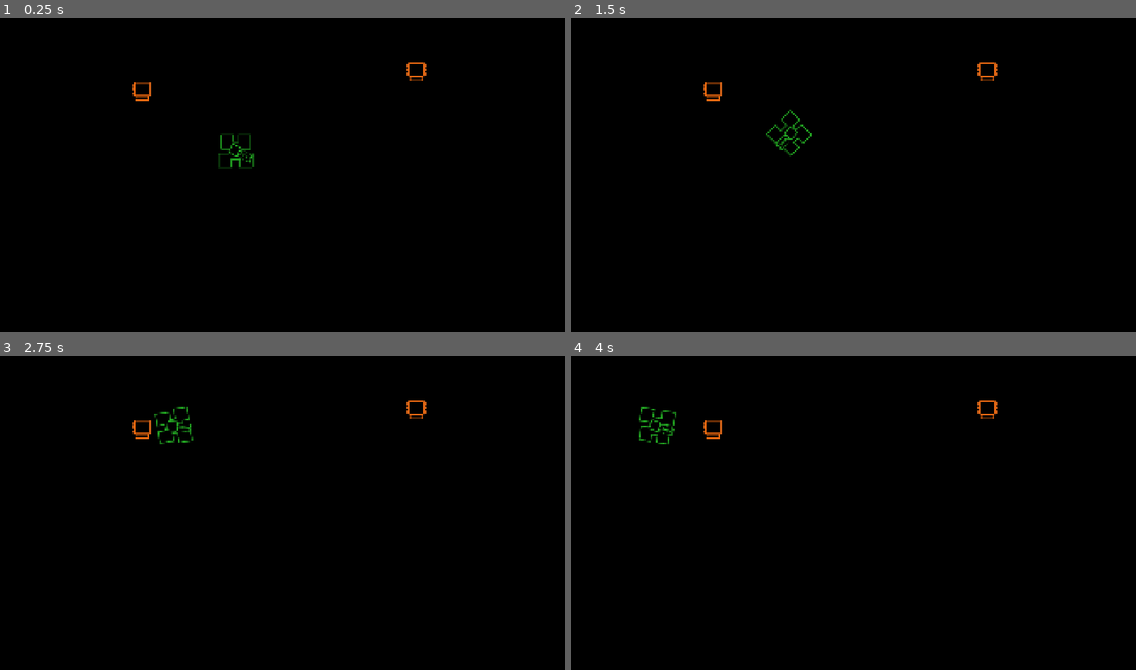
Above: before the commit, frames 1-4 (two rows, left to right).
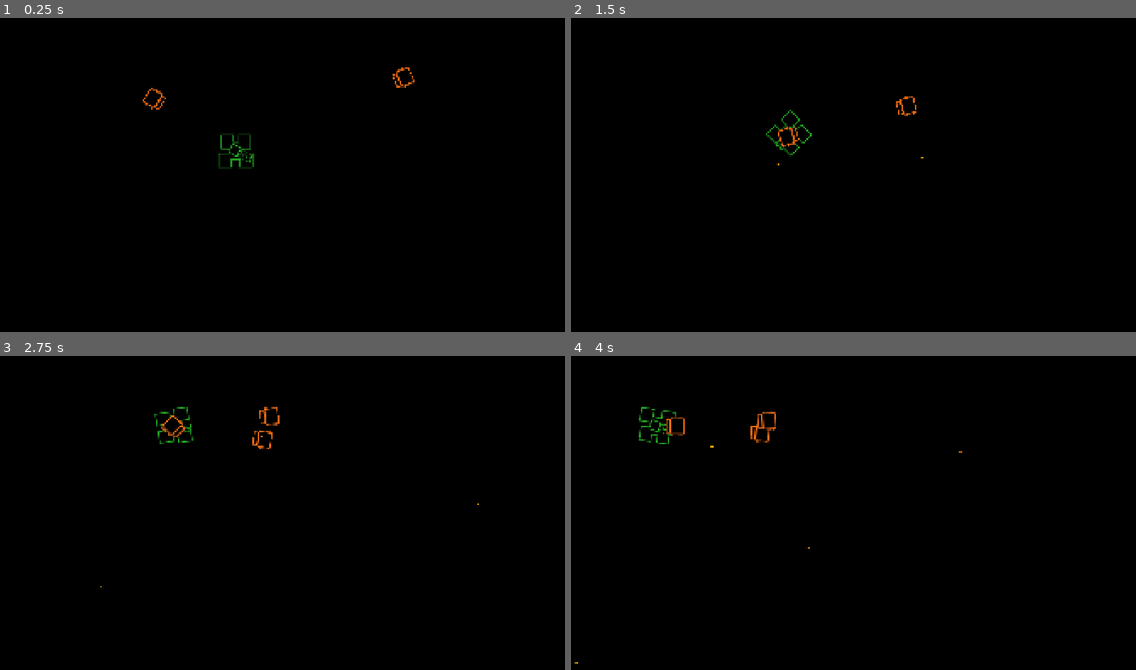
Above: after the commit, the same moments.

Repository: wlotter/godot-vector-tank
Game: Godot game, scene res://example.tscn
Two runs of this game, one before a commit and one after it. Both use one fixed random seed, a clock stepped at 60 frames per second and the inputs below. The project has no main scene, so this scene is started directly.
Inputs (mouse positions are in pixels of both pictures, inside the frame that each line leads up to):
- Up to frame 1 (0.25 s): no input
- Up to frame 2 (1.5 s): move the mouse to (977, 162) at 0.52 s; hold D 0.53-1.28 s; click (977, 162) at 0.6 s; move the mouse to (740, 193) at 1.27 s; hold S from 1.28 s (still down); click (740, 193) at 1.35 s
- Up to frame 3 (2.75 s): move the mouse to (339, 443) at 2.02 s; release S at 2.03 s; hold D from 2.03 s (still down); click (339, 443) at 2.1 s
- Up to frame 4 (4 s): move the mouse to (825, 578) at 2.77 s; release D at 2.78 s; hold W 2.78-3.53 s; click (825, 578) at 2.85 s; move the mouse to (1023, 563) at 3.52 s; hold A from 3.53 s (still down); click (1023, 563) at 3.6 s

The runs differ from the first frame. In frame 1, 0.3% of the frame differs, in the area x 23-76%, y 14-30%; in frame 2, 0.4%; in frame 3, 0.5%, in the area x 17-85%, y 14-74%; in frame 4, 0.5%.
Error before the commit: Invalid call. Nonexistent function 'set_target_position' in base 'Area2D'. (res://example.gd:11)

Commit message:
bullets and enemy spawn

Diff:
--- a/enemy.gd
+++ b/enemy.gd
@@ -1,4 +1,4 @@
-extends StaticBody2D
+extends Area2D
 
 var speed = 200
 var target_position = null
--- a/enemy.tscn
+++ b/enemy.tscn
@@ -6,7 +6,7 @@
 [sub_resource type="RectangleShape2D" id="RectangleShape2D_7k104"]
 size = Vector2(64, 64)
 
-[node name="Enemy" type="Area2D"]
+[node name="Enemy" type="Area2D" groups=["enemies"]]
 script = ExtResource("1_4gyqm")
 
 [node name="Sprite2D" type="Sprite2D" parent="."]
--- a/example.gd
+++ b/example.gd
@@ -1,15 +1,42 @@
 extends Node2D
 
+@export var bullet_scene: PackedScene
+
+var basic_enemy_scene = preload("res://enemy.tscn")
+
+var bullet_speed = 400 # should be elsewhere really
 
 # Called when the node enters the scene tree for the first time.
 func _ready() -> void:
-	pass # Replace with function body.
+	$EnemySpawnTimer.start()
 
 
 # Called every frame. 'delta' is the elapsed time since the previous frame.
 func _process(delta: float) -> void:
-	$Enemy.set_target_position($Tank.position)
-	$Enemy2.set_target_position($Tank.position)
+	get_tree().call_group("enemies", "set_target_position", $Tank.position)
 
-	if Input.is_mouse_button_pressed(MOUSE_BUTTON_LEFT):
+	#if Input.is_mouse_button_pressed(MOUSE_BUTTON_LEFT):
+	if Input.is_action_just_pressed("shoot"):
+		var bullet = bullet_scene.instantiate()
+
+		var angle = $Tank.turret_angle
+
+		var shot_vector = Vector2.from_angle(angle)
+		var shot_velocity = bullet_speed * shot_vector
+
+		# Adjustment to put bullet at end of turret
+		var shot_spawn_offset = shot_vector * $Tank/Turret.texture.get_height() * $Tank.scale.y
+
+		add_child(bullet)
+
+		bullet.position = $Tank.position + shot_spawn_offset / 2
+		bullet.linear_velocity = shot_velocity
+
 		pass
+
+
+func _on_enemy_spawn_timer_timeout() -> void:
+	var enemy = basic_enemy_scene.instantiate()
+	enemy.position = $EnemySpawn.position
+
+	add_child(enemy)
--- a/example.tscn
+++ b/example.tscn
@@ -1,13 +1,15 @@
-[gd_scene load_steps=4 format=3 uid="uid://3ikl7ryb3a36"]
+[gd_scene load_steps=5 format=3 uid="uid://3ikl7ryb3a36"]
 
 [ext_resource type="Script" uid="uid://b0v6hvmikp60t" path="res://example.gd" id="1_8lvy3"]
 [ext_resource type="PackedScene" uid="uid://dupeim4n8n1au" path="res://tank.tscn" id="1_n51mc"]
 [ext_resource type="PackedScene" uid="uid://c27cywm3ysmjc" path="res://enemy.tscn" id="2_8lvy3"]
+[ext_resource type="PackedScene" uid="uid://0xf7m8mu2lp3" path="res://player_bullet.tscn" id="2_wcwec"]
 
 [node name="Example" type="Node2D"]
 script = ExtResource("1_8lvy3")
+bullet_scene = ExtResource("2_wcwec")
 
-[node name="ColorRect" type="ColorRect" parent="."]
+[node name="BackgroundColor" type="ColorRect" parent="."]
 offset_right = 1920.0
 offset_bottom = 1080.0
 color = Color(0, 0, 0, 1)
@@ -23,3 +25,11 @@
 [node name="Enemy2" parent="." instance=ExtResource("2_8lvy3")]
 position = Vector2(1414, 182)
 rotation = 1.5708
+
+[node name="EnemySpawn" type="Marker2D" parent="."]
+position = Vector2(960, 200)
+
+[node name="EnemySpawnTimer" type="Timer" parent="."]
+wait_time = 2.5
+
+[connection signal="timeout" from="EnemySpawnTimer" to="." method="_on_enemy_spawn_timer_timeout"]
--- /dev/null
+++ b/player_bullet.gd
@@ -0,0 +1,16 @@
+extends RigidBody2D
+
+
+# Called when the node enters the scene tree for the first time.
+func _ready() -> void:
+	pass # Replace with function body.
+
+
+# Called every frame. 'delta' is the elapsed time since the previous frame.
+func _process(delta: float) -> void:
+	pass
+
+# Delete the bullet when it leaves the screen
+func _on_visible_on_screen_notifier_2d_screen_exited() -> void:
+	#print("freeing bullet!")
+	queue_free() # Replace with function body.
--- a/player_bullet.tscn
+++ b/player_bullet.tscn
@@ -1,15 +1,23 @@
-[gd_scene load_steps=3 format=3 uid="uid://0xf7m8mu2lp3"]
+[gd_scene load_steps=4 format=3 uid="uid://0xf7m8mu2lp3"]
 
 [ext_resource type="Texture2D" uid="uid://bdocidmck3aw1" path="res://assets/matrix-bullet.png" id="1_mbmgk"]
+[ext_resource type="Script" uid="uid://d3t0r7jjgokyj" path="res://player_bullet.gd" id="1_oxuh6"]
 
 [sub_resource type="RectangleShape2D" id="RectangleShape2D_oxuh6"]
 size = Vector2(12, 6)
 
 [node name="PlayerBullet" type="RigidBody2D"]
-scale = Vector2(2, 2)
+gravity_scale = 0.0
+script = ExtResource("1_oxuh6")
+metadata/_edit_group_ = true
 
 [node name="Sprite2D" type="Sprite2D" parent="."]
 texture = ExtResource("1_mbmgk")
 
 [node name="CollisionShape2D" type="CollisionShape2D" parent="."]
 shape = SubResource("RectangleShape2D_oxuh6")
+
+[node name="VisibleOnScreenNotifier2D" type="VisibleOnScreenNotifier2D" parent="CollisionShape2D"]
+scale = Vector2(0.6, 0.3)
+
+[connection signal="screen_exited" from="CollisionShape2D/VisibleOnScreenNotifier2D" to="." method="_on_visible_on_screen_notifier_2d_screen_exited"]
--- a/project.godot
+++ b/project.godot
@@ -20,3 +20,11 @@
 window/size/viewport_height=1080
 window/size/mode=2
 window/stretch/mode="canvas_items"
+
+[input]
+
+shoot={
+"deadzone": 0.2,
+"events": [Object(InputEventMouseButton,"resource_local_to_scene":false,"resource_name":"","device":-1,"window_id":0,"alt_pressed":false,"shift_pressed":false,"ctrl_pressed":false,"meta_pressed":false,"button_mask":0,"position":Vector2(0, 0),"global_position":Vector2(0, 0),"factor":1.0,"button_index":1,"canceled":false,"pressed":false,"double_click":false,"script":null)
+]
+}
--- a/tank.gd
+++ b/tank.gd
@@ -3,6 +3,7 @@
 var speed = 400
 var angular_speed = PI
 var viewport_size
+var turret_angle = 90
 
 # Called when the node enters the scene tree for the first time.
 func _ready() -> void:
@@ -30,9 +31,9 @@
 
 	handle_turret()
 
-
 func handle_turret():
 	var mp = get_viewport().get_mouse_position()
 	var angle = position.angle_to_point(mp)
 
+	turret_angle = angle
 	$Turret.global_rotation = angle + PI / 2
Not shown, added: player_bullet.gd.uid
